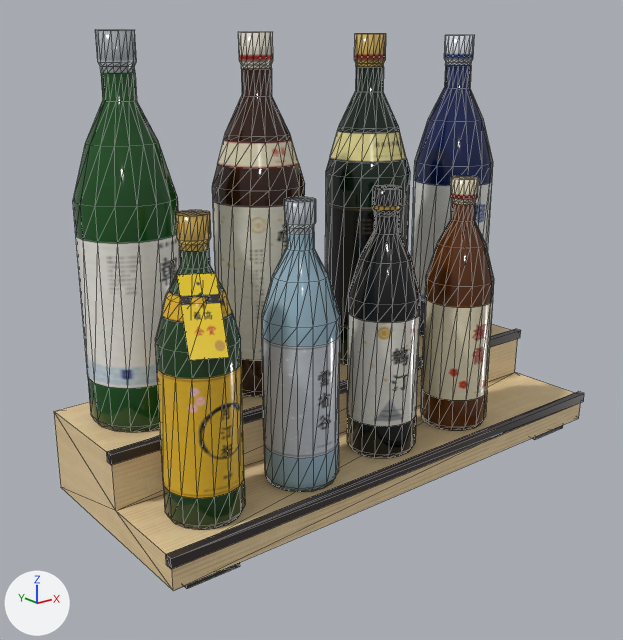
Renders of the glTF model public/models/sakestand.glb from each side of a commit.
The view is the same before and after, from a 50 mm lens placed at (-0.636, -0.734, 0.483), pointed at (-0.042, 0.008, 0.186). The axes (+X, +Y, +Z) are drawn at lower left. The lights are the same throughout. The older version comes first. Mesh edges are drawn as thin lines. Where no turn or scale is listed for an object, it has been applied to the vertices. Vertices at exactly the same position are counted once.

The older version as bpy lines, for what is in view:
```python
me_sakebottle0 = bpy.data.meshes.new('SakeBottle0')
me_sakebottle0.from_pydata(...)  # 208 vertices, 412 faces; spans x -0.052..0.052, y -0.052..0.052, z 0.0..0.395
# faces by material slot: [174, 238]
me_sakebottle0.materials.append(mat_sakebottles)  # picture img_sake_bottles
me_sakebottle0.materials.append(mat_sakeglass)  # picture img_sake_bottles
me_sakebottle3 = bpy.data.meshes.new('SakeBottle3')
me_sakebottle3.from_pydata(...)  # 212 vertices, 414 faces; spans x -0.04..0.04, y -0.053..0.04, z 0.0..0.298
# faces by material slot: [208, 206]
me_sakebottle3.materials.append(mat_sakebottles)  # picture img_sake_bottles
me_sakebottle3.materials.append(mat_sakeglass)  # picture img_sake_bottles
me_sakestandlacquer = bpy.data.meshes.new('SakeStandLacquer')
me_sakestandlacquer.from_pydata(...)  # a box spanning x -0.312..0.312, y -0.128..-0.119, z 0.037..0.048; a box spanning x -0.312..0.312, y -0.018..-0.009, z 0.097..0.108; a box spanning x -0.29..-0.23, y -0.115..0.115, z 0.0..0.013; a box spanning x 0.23..0.29, y -0.115..0.115, z 0.0..0.013
me_sakestandlacquer.materials.append(mat_sakestandlacquer)  # dark grey #383030
ob_sakebottle0 = bpy.data.objects.new('SakeBottle0', me_sakebottle0)
ob_sakebottle0.location = (-0.08, 0.055, 0.105)
ob_sakebottle3 = bpy.data.objects.new('SakeBottle3', me_sakebottle3)
ob_sakebottle3.location = (-0.24, -0.07, 0.045)
ob_sakestandlacquer = bpy.data.objects.new('SakeStandLacquer', me_sakestandlacquer)
ob_sakestandlacquer.location = (0.0, 0.0, 0.0)
# also in view: 'SakeStandWood' at (0.0, 0.0, 0.058); 'SakeBottle6' at (-0.12, -0.072, 0.195); 'SakeBottle5' at (0.24, 0.057, 0.303); 'SakeBottle2' at (0.08, 0.051, 0.303); 'SakeBottle7' at (0.12, -0.07, 0.195)
```
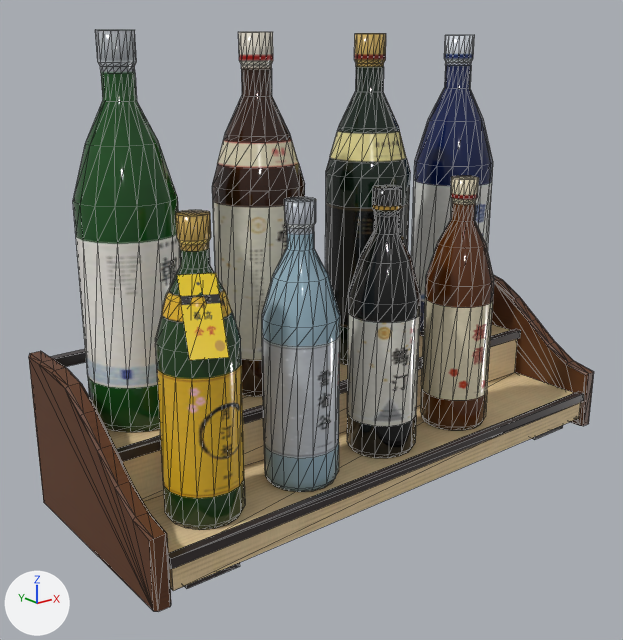
What differs and where, as boxes (x1, y1, x2, y2) in the pictures (623 x 640 px):
'SakeStandEnd', added
    after: (29, 275, 594, 612)
'SakeStandLacquer', reshaped
    before: (107, 329, 584, 589)
    after: (49, 329, 584, 589)
part 1 of me_sakestandlacquer, added
    after: (49, 349, 86, 367)

Patch to the scene script:
```diff
--- a/public/models/sakestand.glb.py
+++ b/public/models/sakestand.glb.py
@@ img_sake_stand_end @@
+img_sake_stand_end = load_image('sake_stand_end', '_unpacked/sake_stand_end', 1024, 256, 'sRGB')
@@ mat_sakestandend @@
+mat_sakestandend = principled_material('SakeStandEnd')
+mat_sakestandend.texture = img_sake_stand_end
+mat_sakestandend.roughness = 0.45
@@ me_sakestandlacquer @@
 # used by ob_sakestandlacquer; location = (0.0, 0.0, 0.0)
-me_sakestandlacquer.from_pydata(...)  # 32 vertices, 48 faces; spans x -0.312..0.312, y -0.128..0.115, z 0.0..0.108
+me_sakestandlacquer.from_pydata(...)  # 40 vertices, 60 faces; spans x -0.32..0.32, y -0.128..0.123, z 0.0..0.169
+# me_sakestandlacquer part 1: a new loose piece, a box spanning x -0.32..0.32, y 0.113..0.123, z 0.157..0.169, in mat_sakestandlacquer (dark grey #383030)
 me_sakestandlacquer.materials.append(mat_sakestandlacquer)
@@ me_sakestandend @@
+me_sakestandend.from_pydata(...)  # 88 vertices, 168 faces; spans x -0.331..0.331, y -0.129..0.129, z 0.0..0.175
+me_sakestandend.materials.append(mat_sakestandend)  # picture img_sake_stand_end
@@ ob_sakestandend @@
+ob_sakestandend = bpy.data.objects.new('SakeStandEnd', me_sakestandend)
+ob_sakestandend.location = (0.0, 0.0, 0.0)
```
